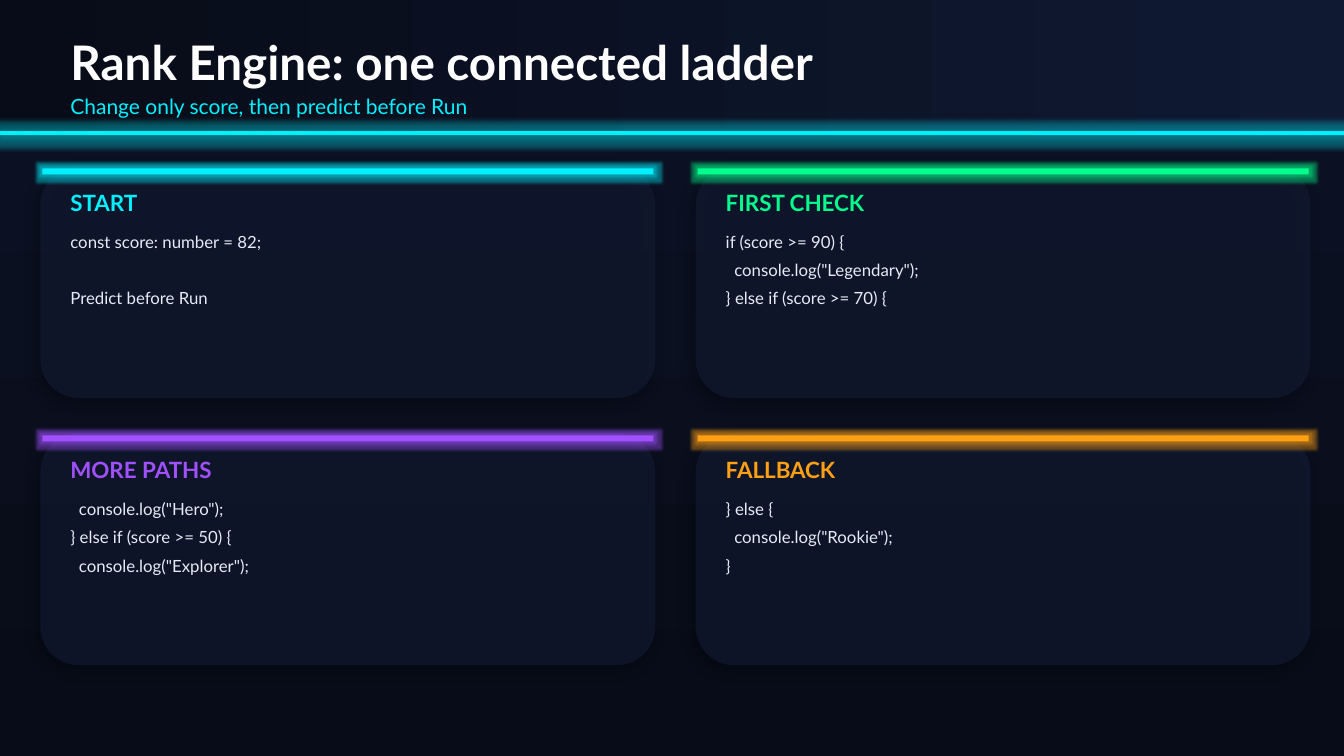
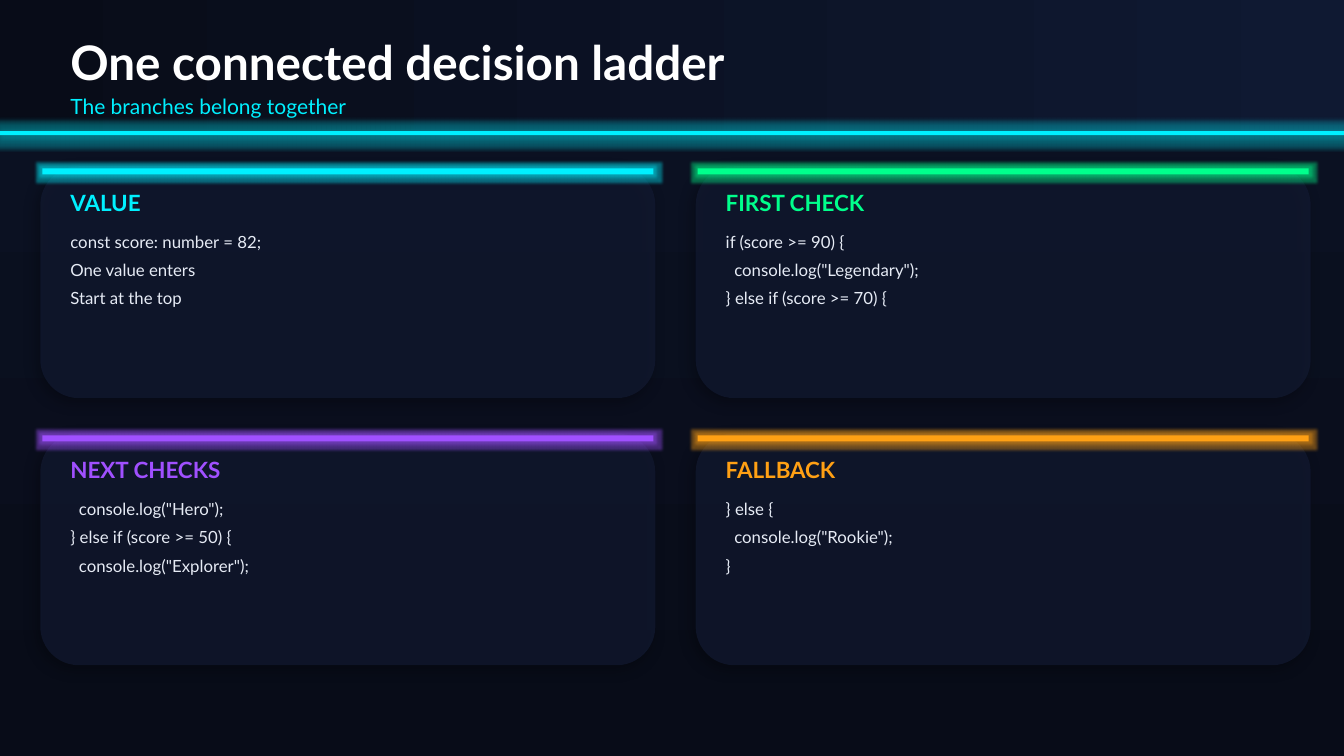
Before and after one commit to aghimir3/KidsComputerScience, a slide deck: slide 4 of 2026-08-01_TypeScript_Decision_Arcade/2026-08-01_TypeScript_Decision_Arcade.pptx (slide 11 before the commit). Drawn at 1344x756 pixels with LibreOffice and Linux fonts; fonts in the diff are those of the drawing. Boxes give left, top, right and bottom in pixels: in the first picture for what was removed or moved away, otherwise in the second. Text is boxed around its words. In the diff, an @@ line names an element or a change of style, - is before the commit and + after.

Commit message:
feat(2026-08-01): simplify decision concepts presentation

```diff
--- a/2026-08-01_TypeScript_Decision_Arcade/2026-08-01_TypeScript_Decision_Arcade.pptx
+++ b/2026-08-01_TypeScript_Decision_Arcade/2026-08-01_TypeScript_Decision_Arcade.pptx
@@ text at <box>70,44,724,81</box>: text changed @@
-Rank Engine: one connected ladder
+One connected decision ladder
@@ text at <box>70,98,346,118</box>: text changed @@
-Change only score, then predict before Run
+The branches belong together
@@ text at <box>70,194,140,211</box>: text changed @@
-START
+VALUE
@@ text added at <box>70,263,195,276</box>, 12 pt, text #E6EBF5 @@
+One value enters
@@ text at <box>70,291,182,307</box>: text changed @@
-Predict before Run
+Start at the top
@@ text at <box>70,461,221,478</box>: text changed @@
-MORE PATHS
+NEXT CHECKS
```
Also in this commit, not shown: 5 other slides changed, 2 slides added, 12 slides removed, 1 other file.
